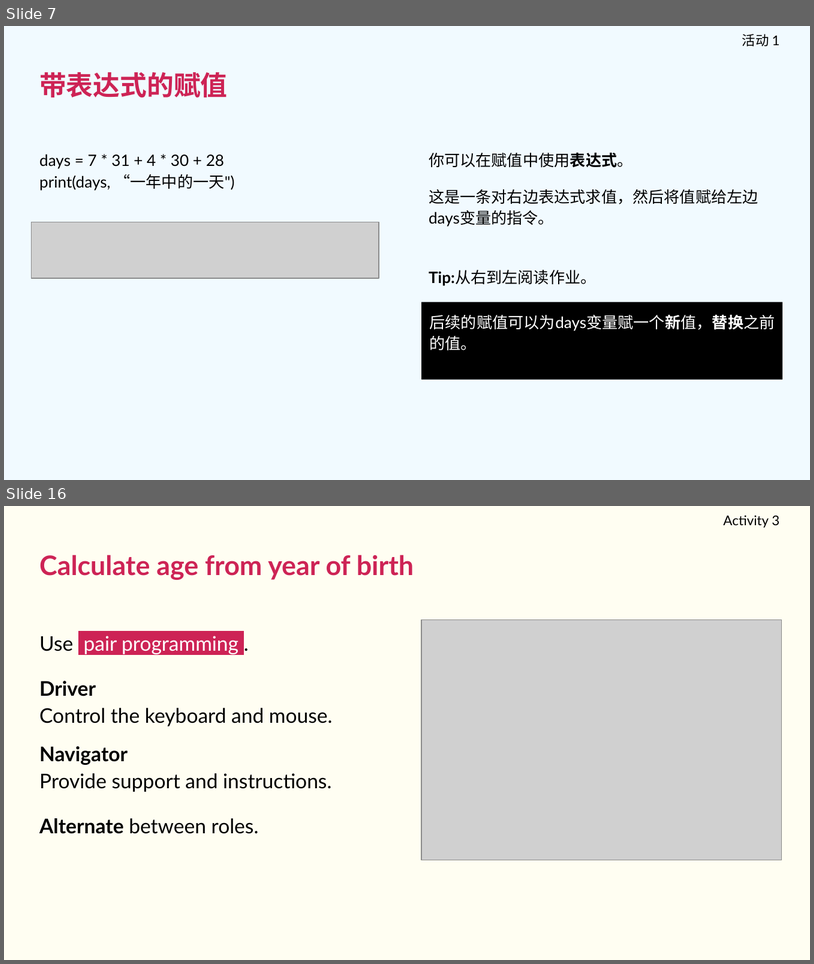
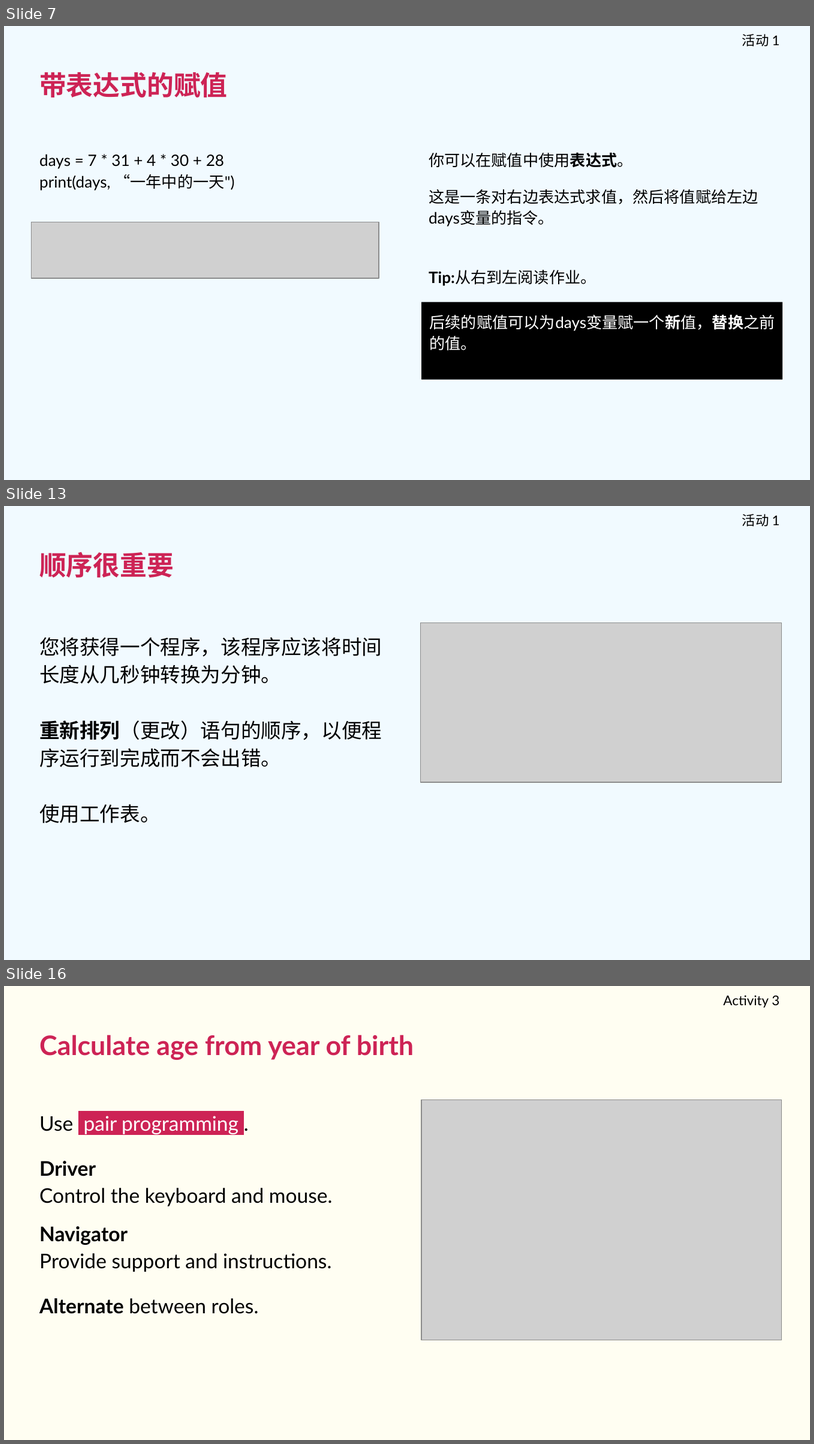
Before and after one commit to Canyu-Liu/RPI-Foundation-Computing-Curriculum-ZH-CN, a slide deck: 计算机课程/关键阶段四/八年级/U6 - Python编程入门/L2 - 处理数据/L2 - Python编程入门 - 八年级.pptx. Shown one above the other, each under a label of ours: slides 7 and 16 before the commit, slides 7, 13 and 16 after it; the slides between them are not shown. The pictures are 814x964 and 814x1444 pixels, drawn with LibreOffice and Linux fonts; fonts in the diff are those of the drawing; grey boxes stand for pictures. Boxes give left, top, right and bottom in pixels: in the first picture for what was removed or moved away, otherwise in the second. Text is boxed around its words. In the diff, an @@ line names an element or a change of style, - is before the commit and + after.

```diff
--- a/计算机课程/关键阶段四/八年级/U6 - Python编程入门/L2 - 处理数据/L2 - Python编程入门 - 八年级.pptx
+++ b/计算机课程/关键阶段四/八年级/U6 - Python编程入门/L2 - 处理数据/L2 - Python编程入门 - 八年级.pptx
@@ slide 13 added at box(4, 506, 810, 960), background #F1FAFF @@
@@ subtitle added at box(743, 514, 780, 526), 12 pt, text #000000 @@
+活动 1
@@ text added at box(39, 552, 174, 577), 24 pt, text #CD2355, bold @@
+顺序很重要
@@ picture added at box(421, 623, 782, 783) @@
@@ text added at box(39, 637, 382, 823), 18 pt, text #000000 @@
+您将获得一个程序，该程序应该将时间长度从几秒钟转换为分钟。
+重新排列（更改）语句的顺序，以便程序运行到完成而不会出错。
+使用工作表。
```
Also in this commit, not shown: 6 slides changed, 1 other slide added, 2 slides removed, 2 other files.
